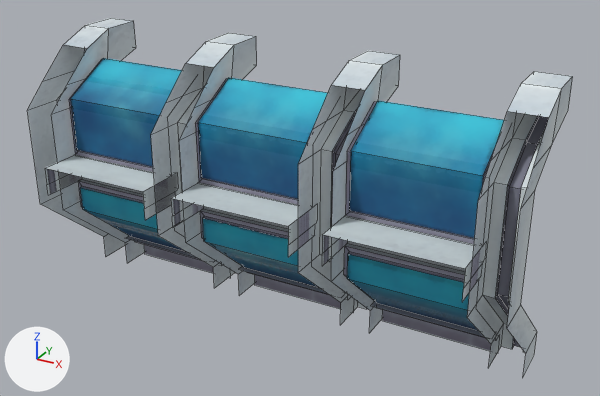
Renders of the FBX model aspenUnityProject/Assets/Art/models/props/HallwayModels/WallsWindows/straight_hallwaywall1.fbx from each side of a commit.
Camera for both pictures: a 50 mm lens placed at (6.54, -11.17, 7.81), pointed at (0.55, -0.27, 2.36). Arrows for +X, +Y and +Z are at lower left; the lights stay in place. The older version comes first. Mesh edges are drawn as thin lines. Where no turn or scale is listed for an object, it has been applied to the vertices.

Objects in the first picture: 'StarightHWWallArch1', 'StarightHWWallArch2', 'StarightHWWallArch2.001', 'StarightHWWallArch2.002', 'StarightHWWindow1', 'StarightHWWindow2', 'StarightHWWindowFrame'.
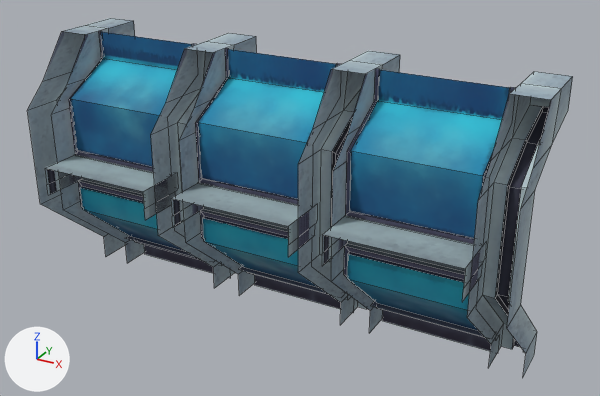
Boxes [x1, y1, x2, y2] around the edits, measured in the pictures (600 x 396 px; the box of a moved part takes in the faces that stretch with it):
'StarightHWWallArch1', surface changed, reshaped (darker)
    both: [27, 18, 573, 377]
'StarightHWWindow2', surface changed, reshaped (14% taller)
    before: [69, 58, 505, 244]
    after: [69, 31, 515, 244]
'StarightHWWindowFrame', surface changed (darker)
    both: [45, 155, 486, 302]
'StarightHWWindow1', surface changed
    both: [78, 181, 480, 331]
'StarightHWWallArch2.002', surface changed (darker)
    both: [371, 301, 491, 351]
'StarightHWWallArch2.001', surface changed (darker)
    both: [238, 266, 354, 313]
'StarightHWWallArch2', surface changed
    both: [125, 236, 231, 278]
part 1 of me_cube_056, moved or reshaped
    both: [43, 25, 109, 85]
part 2 of me_cube_056, moved or reshaped
    both: [166, 41, 234, 108]
part 3 of me_cube_056, moved or reshaped
    both: [313, 60, 383, 135]
part 4 of me_cube_056, moved or reshaped
    both: [491, 83, 562, 168]
part 5 of me_cube_052, added (blue)
    after: [99, 31, 515, 120]

Diff of the bpy script that builds the scene:
```diff
--- a/aspenUnityProject/Assets/Art/models/props/HallwayModels/WallsWindows/straight_hallwaywall1.fbx.py
+++ b/aspenUnityProject/Assets/Art/models/props/HallwayModels/WallsWindows/straight_hallwaywall1.fbx.py
@@ img_hallwaywall_base_color_png @@
-img_hallwaywall_base_color_png = load_image('HallwayWall_Base_color.png', '_unpacked/HallwayWall_Base_color.png', 512, 512, 'Non-Color')
+img_hallwaywall_base_color_png = load_image('HallwayWall_Base_color.png', 'HallwayWall_Base_color.png', 512, 512, 'sRGB')
@@ me_cube_052 @@
 # used by ob_starighthwwindow2; location = (-2.84, -1.59, 3.15)
-me_cube_052.from_pydata(...)  # 54 vertices, 36 faces; spans x -0.65..6.68, y 0.47..1.4, z -0.5..1.04
+me_cube_052.from_pydata(...)  # 72 vertices, 51 faces; spans x -0.65..6.68, y 0.47..1.4, z -0.5..1.5
+# me_cube_052 part 5
+# 12 new vertices lie (0.0, 0.0, 0.5) away from vertices in x -0.65..6.68, y 1.4, z 1.0
+# 6 new vertices lie (0.0, 0.0, 0.46) away from vertices in x -0.58..6.6, y 1.37, z 1.04
+# 12 new faces join them, mat_hallwaywall_001 (picture img_hallwaywall_base_color_png)
+# 3 new faces join them, mat_hallwaywindow
 me_cube_052.materials.append(mat_hallwaywall_001)
@@ me_cube_056 @@
 me_cube_056.from_pydata(...)  # 208 vertices, 164 faces; spans x -0.2..8.23, y -1.7..0.63, z -0.5..4.15
 # used by ob_starighthwwallarch1; location = (-3.84, 0.18, 0.5)
-me_cube_056.vertices[20].co = (-0.2, -0.7, 3.91)  # pixel (63, 44)
-me_cube_056.vertices[23].co = (0.35, -0.7, 3.91)  # pixel (87, 48)
-me_cube_056.vertices[72].co = (2.43, -0.7, 3.91)  # pixel (185, 63)
-me_cube_056.vertices[75].co = (2.98, -0.7, 3.91)  # pixel (213, 67)
-me_cube_056.vertices[124].co = (5.05, -0.7, 3.91)  # pixel (331, 85)
-me_cube_056.vertices[127].co = (5.6, -0.7, 3.91)  # pixel (365, 90)
-me_cube_056.vertices[176].co = (7.68, -0.7, 3.91)  # pixel (507, 111)
-me_cube_056.vertices[179].co = (8.23, -0.7, 3.91)  # pixel (548, 117)
+# me_cube_056 part 1
+me_cube_056.vertices[20].co = (-0.2, -0.7, 4.15)  # pixel (61, 31)
+me_cube_056.vertices[23].co = (0.35, -0.7, 4.15)  # pixel (85, 34)
+# me_cube_056 part 2
+me_cube_056.vertices[72].co = (2.43, -0.7, 4.15)  # pixel (184, 48)
+me_cube_056.vertices[75].co = (2.98, -0.7, 4.15)  # pixel (213, 52)
+# me_cube_056 part 3
+me_cube_056.vertices[124].co = (5.05, -0.7, 4.15)  # pixel (331, 69)
+me_cube_056.vertices[127].co = (5.6, -0.7, 4.15)  # pixel (365, 73)
+# me_cube_056 part 4
+me_cube_056.vertices[176].co = (7.68, -0.7, 4.15)  # pixel (509, 93)
+me_cube_056.vertices[179].co = (8.23, -0.7, 4.15)  # pixel (551, 99)
 me_cube_056.materials.append(mat_hallwaywall_001)
```
